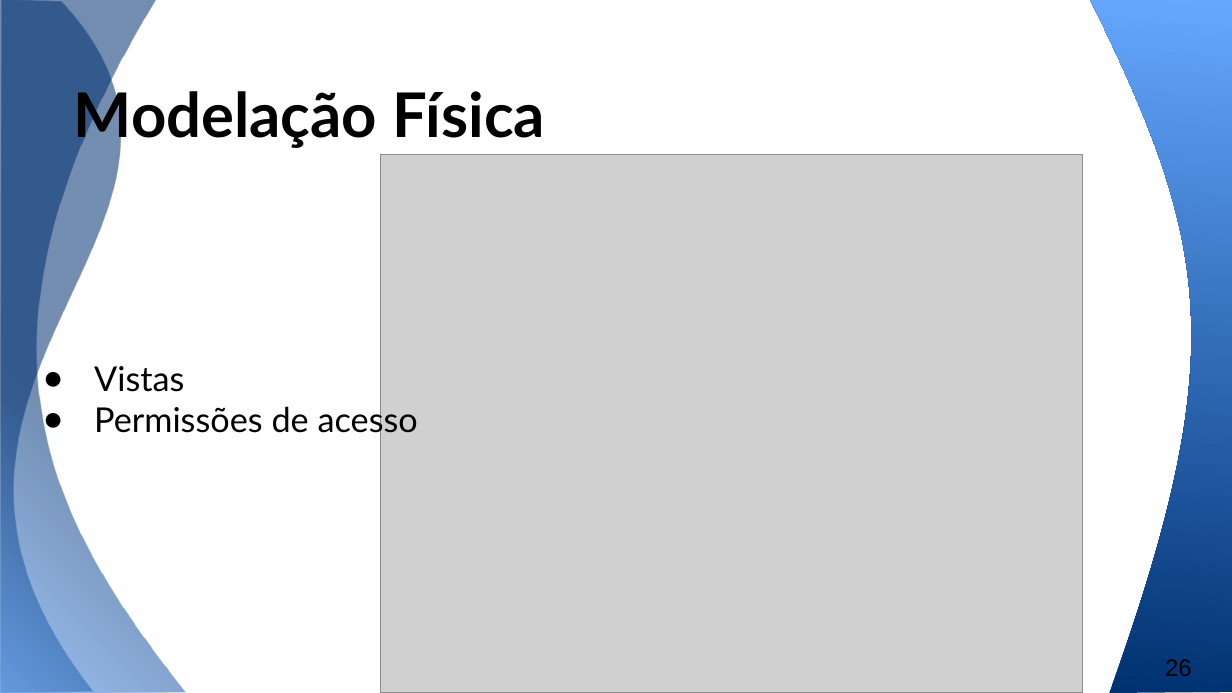
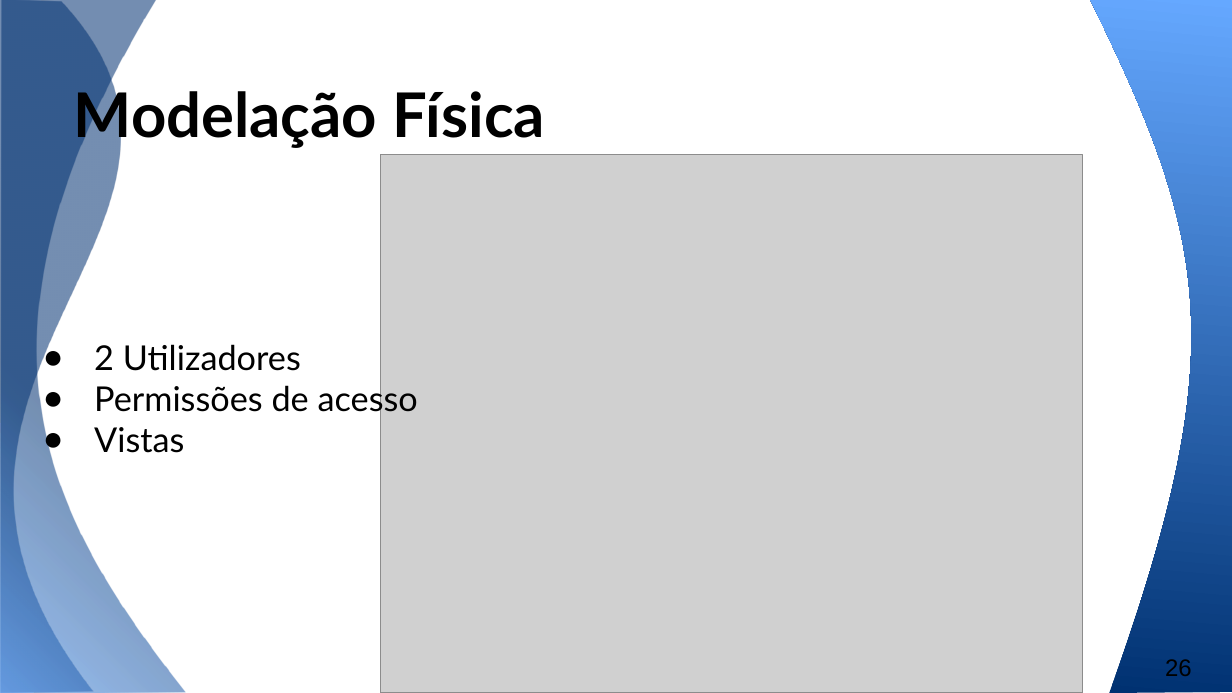
Before and after one commit to b-p3r/BD-1516, a slide deck: slide 26 of Apresentacao/Apresentacao-andre.pptx. Drawn at 1232x693 pixels with LibreOffice and Linux fonts; fonts in the diff are those of the drawing; grey boxes stand for pictures. Boxes give left, top, right and bottom in pixels: in the first picture for what was removed or moved away, otherwise in the second. Text is boxed around its words. In the diff, an @@ line names an element or a change of style, - is before the commit and + after.

```diff
--- a/Apresentacao/Apresentacao-andre.pptx
+++ b/Apresentacao/Apresentacao-andre.pptx
@@ text at (94, 344, 418, 418): paragraphs added @@
+● 2 Utilizadores
+● Permissões de acesso
@@ text at (94, 403, 418, 439): paragraph removed @@
-● Permissões de acesso
```
Also in this commit, not shown: 6 other slides changed, 1 other file.
